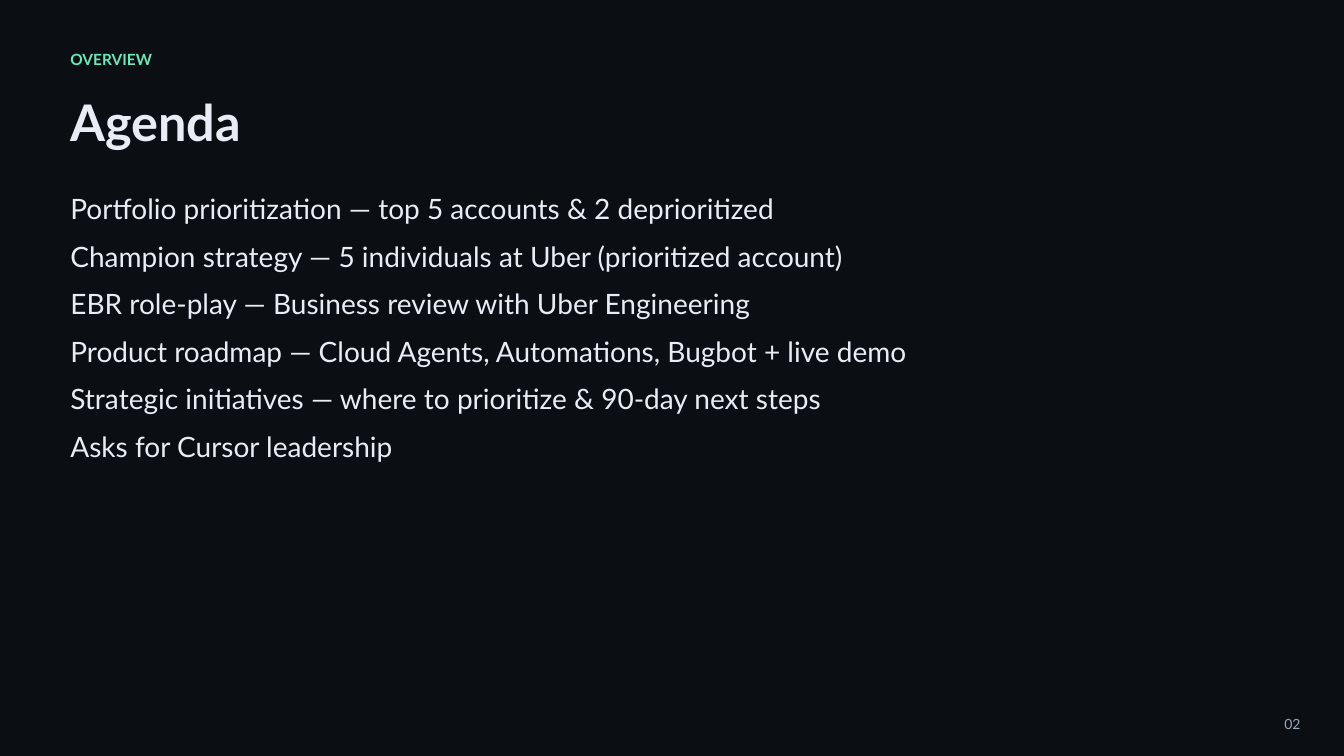
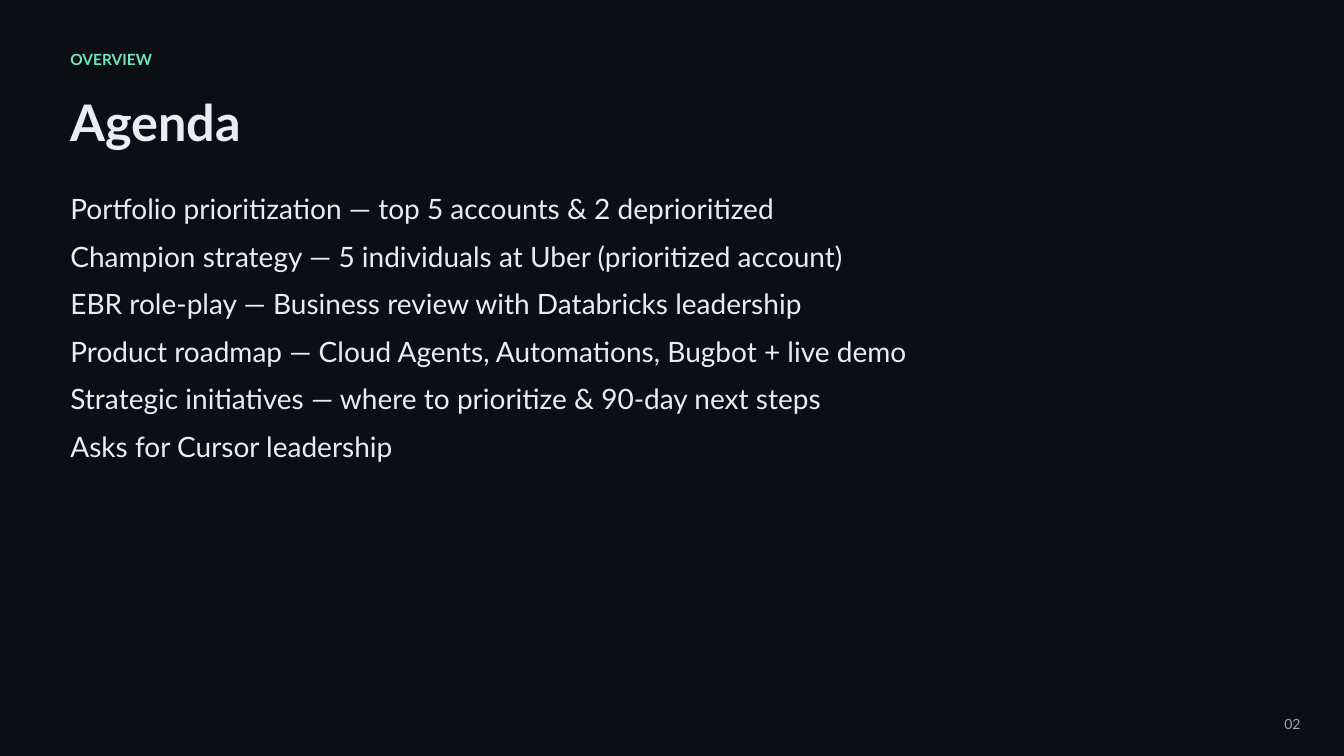
Before and after one commit to gsmith432/DEMO-blender, a slide deck: slide 2 of ebr-interview-deck/Executive_Business_Review_ADM_Interview.pptx. Drawn at 1344x756 pixels with LibreOffice and Linux fonts; fonts in the diff are those of the drawing. Boxes give left, top, right and bottom in pixels: in the first picture for what was removed or moved away, otherwise in the second. Text is boxed around its words. In the diff, an @@ line names an element or a change of style, - is before the commit and + after.

```diff
--- a/ebr-interview-deck/Executive_Business_Review_ADM_Interview.pptx
+++ b/ebr-interview-deck/Executive_Business_Review_ADM_Interview.pptx
@@ text at (70, 293, 801, 319): text changed @@
-EBR role-play — Business review with Uber Engineering
+EBR role-play — Business review with Databricks leadership
```
Also in this commit, not shown: 9 other slides changed, 4 slides added, 4 slides removed, 1 other file.
